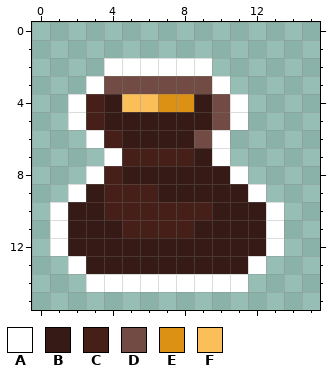
Pixel-art file -- assets/Sprites/Items/Bag_of_coins.ase. The picture above was drawn from the file before the commit.
16x16 pixels, 1 frame.
Palette (. is transparent): A #ffffff  B #351a16  C #461f18  D #724b44  E #dc9114  F #fbbf5a
Pixels before, first column x 1:
 2 ...AAAAAA....
 3 ..ADDDDDDA...
 4 .ACBFFEEBDA..
 5 .ACBBBBBBDA..
 6 ..ACBBBBDA...
 7 ...ACCCCBA...
 8 ..ACBBBBBBA..
 9 .ABCCCBBBBBA.
10 ABBCCCCCCBBBA
11 ABBBCCCCBBBBA
12 ABBBBBBBBBBBA
13 .ABBBBBBBBBA.
14 ..AAAAAAAAA..
New version:
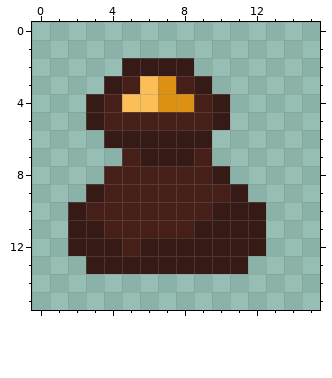
The edit:
layer "no_white_outline" added
layer "Layer 1" removed
y 2: x 4..9 AAAAAA -> .BBBB.
y 3: x 3..10 ADDDDDDA -> .BCFECB.
y 4: x 2..4 ACB -> .BC; x 9..11 BDA -> CB.
y 5: x 2..11 ACBBBBBBDA -> .BCCCCCCB.
y 6: x 3..4 AC -> .B; x 9..10 DA -> B.
y 7: x 4 A -> .; x 6..10 CCCBA -> BBBC.
y 8: x 3 A -> .; x 5..9 BBBBB -> CCCCC; x 11 A -> .
y 9: x 2 A -> .; x 7..10 BBBB -> CCCC; x 12 A -> .
y 10: x 1 A -> .; x 3 B -> C; x 13 A -> .
y 11: x 1 A -> .; x 4 B -> C; x 13 A -> .
y 12: x 1 A -> .; x 5 B -> C; x 13 A -> .
y 13: x 2 A -> .; x 12 A -> .
y 14: x 3..11 AAAAAAAAA -> .........
Boxes around the changes in both pictures, in picture pixels (x1, y1, x2, y2):
changed: (50, 58, 284, 292)
